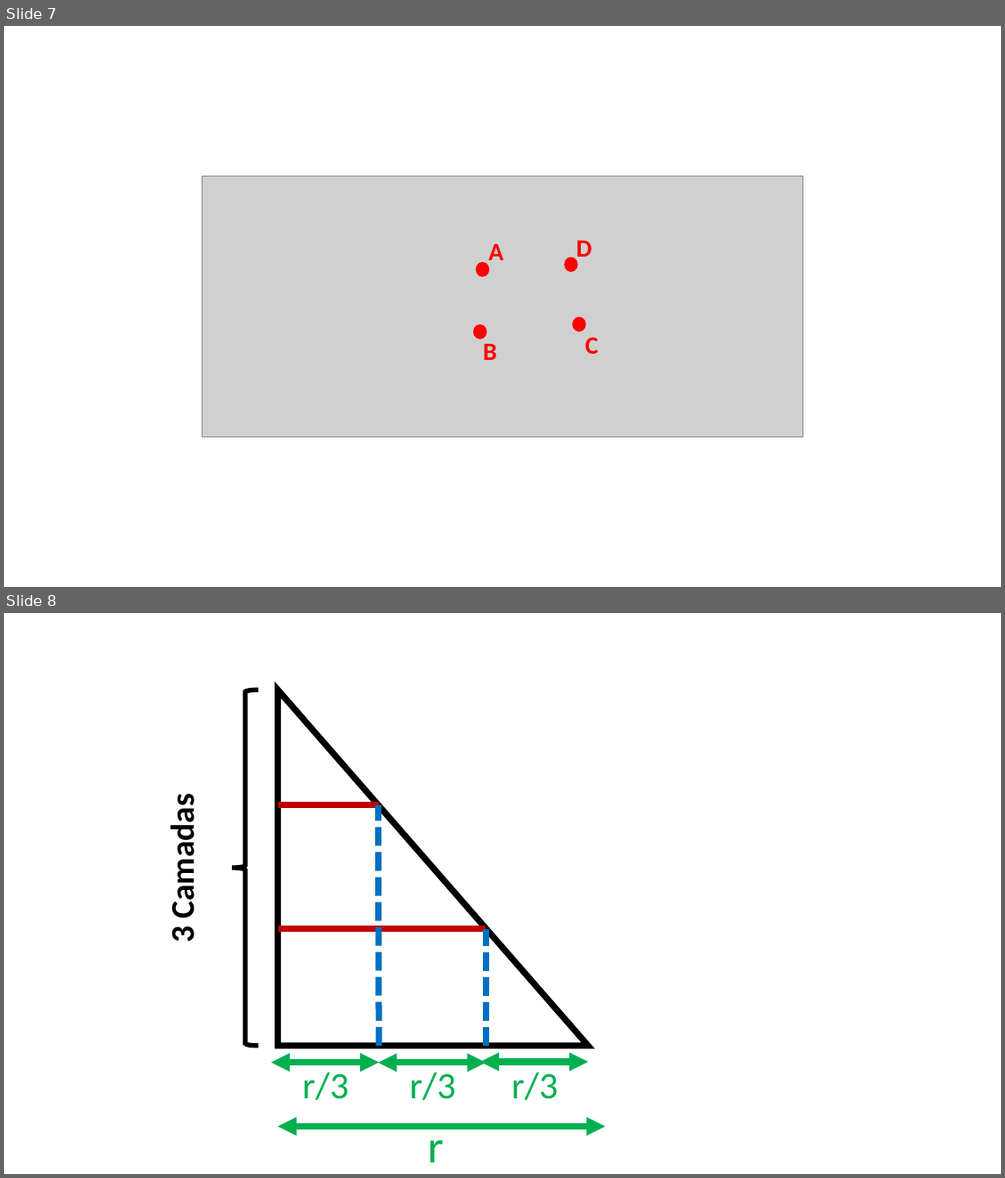
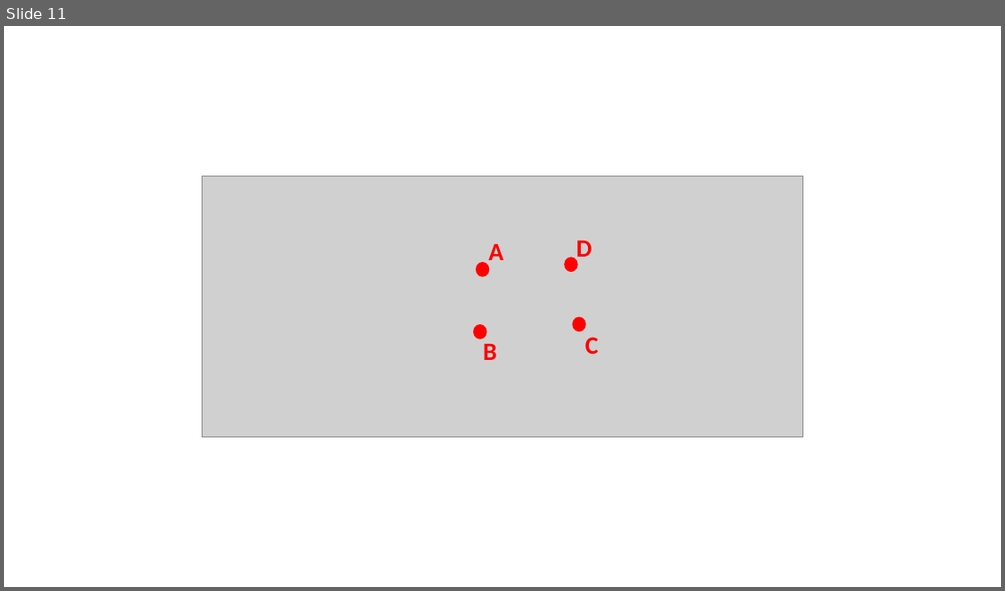
Before and after one commit to natawild/CG2017, a slide deck: TrabalhoPratico/Relatorio/imagens/Figuras_aux.pptx. Shown one above the other, each under a label of ours: slides 7 and 8 before the commit, slide 11 after it. The pictures are 1005x1178 and 1005x591 pixels, drawn with LibreOffice and Linux fonts; fonts in the diff are those of the drawing; grey boxes stand for pictures. Boxes give left, top, right and bottom in pixels: in the first picture for what was removed or moved away, otherwise in the second. Text is boxed around its words. In the diff, an @@ line names an element or a change of style, - is before the commit and + after.

```diff
--- a/TrabalhoPratico/Relatorio/imagens/Figuras_aux.pptx
+++ b/TrabalhoPratico/Relatorio/imagens/Figuras_aux.pptx
@@ slide 8 removed at (x1=4, y1=613, x2=1001, y2=1174), background #FFFFFF @@
@@ left brace removed at (x1=232, y1=690, x2=259, y2=1046) @@
@@ right triangle removed at (x1=278, y1=690, x2=588, y2=1046) @@
@@ text removed at (x1=162, y1=808, x2=203, y2=941) @@
-3 Camadas
@@ line removed from (278, 805) to (379, 805) @@
@@ line removed from (379, 1046) to (378, 805) @@
@@ line removed from (278, 929) to (486, 929) @@
@@ line removed from (486, 1046) to (486, 929) @@
@@ double arrow removed from (271, 1062) to (379, 1062) @@
@@ double arrow removed from (378, 1062) to (486, 1062) @@
@@ double arrow removed from (480, 1062) to (588, 1062) @@
@@ text removed at (x1=302, y1=1072, x2=348, y2=1100) @@
-r/3
@@ text removed at (x1=410, y1=1072, x2=456, y2=1100) @@
-r/3
@@ text removed at (x1=511, y1=1072, x2=558, y2=1100) @@
-r/3
@@ double arrow removed from (278, 1126) to (606, 1126) @@
@@ text removed at (x1=428, y1=1125, x2=444, y2=1162) @@
-r
@@ what was slide 7 is now slide 11 @@
```
Also in this commit, not shown: 2 slides changed, 4 slides added.
